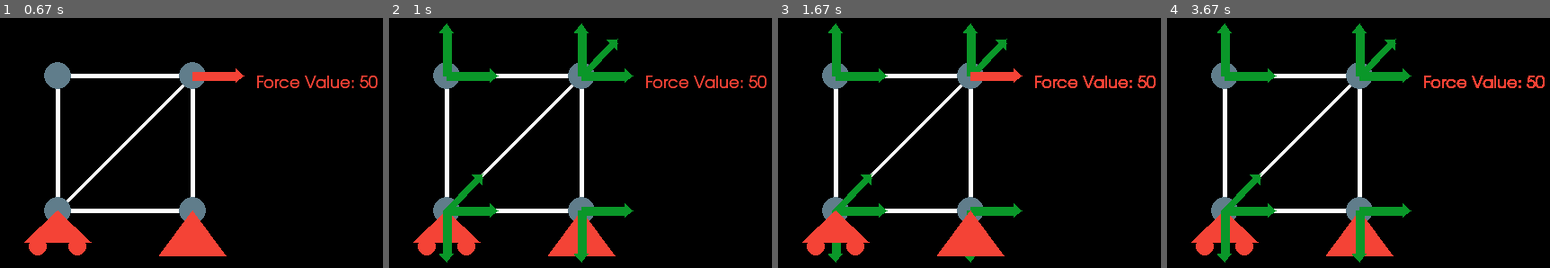
Above: before the commit, frames 1-4 (left to right).
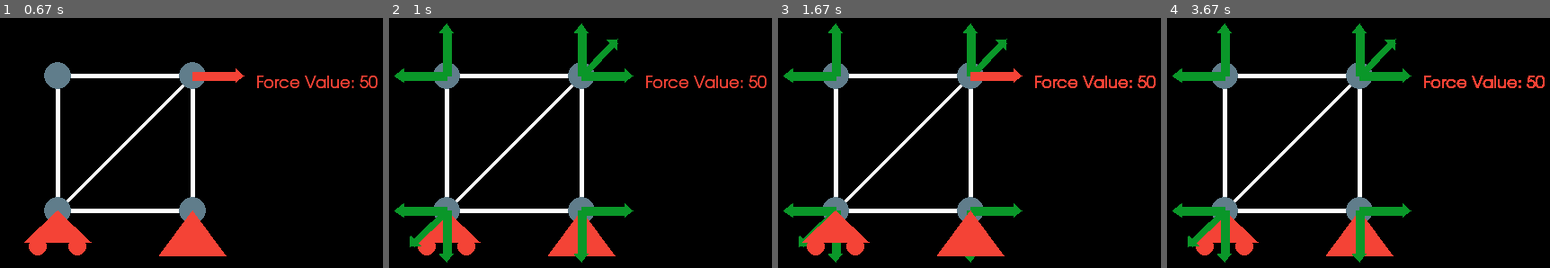
Above: after the commit, the same moments.

Repository: vinnnyr/Vinny-Truss-Solver
Game: pygame game, started from newMain.py
Same seed, same stepped clock (60 frames per second), same inputs: the game is played once before the commit and once after it. The source is Python 2; it was converted automatically to run under Python 3.
Inputs (mouse positions are in pixels of both pictures, inside the frame that each line leads up to):
- Up to frame 1 (0.67 s): hold A from 0.33 s (still down); move the mouse to (122, 198) at 0.37 s
- Up to frame 2 (1 s): release A at 0.87 s; hold S from 0.9 s (still down)
- Up to frame 3 (1.67 s): release S at 1.2 s; hold A 1.23-1.63 s
- Up to frame 4 (3.67 s): hold S 1.67-2.03 s; hold A 2.07-2.53 s; tap 0 at 2.57 s; hold A 2.9-3.43 s; hold S from 3.47 s (still down)

Frame 1 is identical in both runs. In frame 2, 2.4% of the frame differs, in the area x 1-29%, y 20-92%; in frame 3, 2.2%; in frame 4, 2.4%.

Commit message:
added a force ID  attribute. Will ultimately be used in populating the matrix

Diff:
--- a/newMain.py
+++ b/newMain.py
@@ -1,10 +1,11 @@
+import math
+
 import pygame
-import math
 
 white = (255, 255, 255)
 grey = (96, 125, 139)
 red = (244, 67, 54)
-green =  (10,151,41)
+green = (10, 151, 41)
 black = (0, 0, 0)
 
 
@@ -40,12 +41,15 @@
             self.addMemb((mouseX, mouseY))
 
     def createForce(self, pos, type):
+        global forceCount
         var = checkCollide(self.structNodes, pos, 50)
         if var:
             if var.__class__.__name__ == 'list':
                 var = var[0]  # this condition happens when you trace over members
             nodeInInterest = var
-            nodeInInterest.addForce((nodeInInterest.x, nodeInInterest.y), type)
+            forceCount= forceCount+1
+            id=forceCount
+            nodeInInterest.addForce((nodeInInterest.x, nodeInInterest.y), type, id)
         else:
             print('something weird happened')  # This is where a force is not attached to a node
 
@@ -90,12 +94,7 @@
     def printMembInfo(self):
         self.display()
         self.membInInterest = self.membList[len(self.membList) - 1]
-        # print("Member Numb: " + str(len(self.membList)))
-        # print('....')
         self.tempNodeList = self.membInInterest.nodeList
-        # for n in self.tempNodeList:
-        #     print(n)
-        # print('-----------------')
 
     def printInfo(self):
         print("Number of Nodes: " + str(len(self.structNodes)))
@@ -114,16 +113,18 @@
             # self.structNodes = self.structNodes + m.nodeList  # This is inefiicient, creatign a whole new list everytime
 
     def get(self):
+        global forceCount
         for m in self.membList:
             node1 = m.nodeList[0]
             node2 = m.nodeList[1]
             unit1 = getUnit(node1.pos, node2.pos)
-            (self.temp1,self.temp2)=unit1
-            unit2=(-self.temp1,-self.temp2)
-            node1.forceList.append(memberForce(node1.pos,unit1,False))
-            node2.forceList.append(memberForce(node2.pos, unit2, True))
-            print('Unit 1:' + str(unit1))
-            print('Unit 2:' + str(unit2))
+            (self.temp1, self.temp2) = unit1
+            unit2 = (-self.temp1, -self.temp2)
+            node1.forceList.append(memberForce(node1.pos, unit1, True, forceCount))
+            node2.forceList.append(memberForce(node2.pos, unit2, False, forceCount))
+            forceCount+=1
+            # print('Unit 1:' + str(unit1))
+            # print('Unit 2:' + str(unit2))
 
 
 class Member:
@@ -177,20 +178,24 @@
         self.forceList = []
         # self.label=myFont.render(str(self.pos),1, red)
 
-    def addForce(self, pos, type):
+    def addForce(self, pos, type, id):
         # print(type)
         if type == 'pin':
             self.forceList.append(PinSupport(pos))
         elif type == 'roller':
             self.forceList.append(Roller(pos))
         elif type == 'vec':
-            self.forceList.append(VectorForce(pos, 50, 0,True))
+            self.forceList.append(VectorForce(pos, 50, 0, True))
+        obj=self.forceList[(len(self.forceList)-1)]
+        obj.id=id
 
     def display(self):
         pygame.draw.circle(screen, self.color, self.pos, self.r)
         # screen.blit(self.label,self.pos)
         for f in self.forceList:
             f.display()
+            print(f.__class__.__name__)
+            print(f.id)
 
 
 # The following 3 classes are types of Forces
@@ -201,6 +206,7 @@
         self.pos = pos
         (self.x, self.y) = self.pos
         self.color = red
+        self.id=0
 
     def display(self):
         self.p1 = self.pos
@@ -215,6 +221,7 @@
         self.pos = pos
         (self.x, self.y) = self.pos
         self.color = red
+        self.id=0
 
     def display(self):
         self.p1 = self.pos
@@ -229,7 +236,7 @@
 
 # A vector force defined by value and angle from horz X axis
 class VectorForce:
-    def __init__(self, pos, value, angle,label):
+    def __init__(self, pos, value, angle, label):
         self.pos = pos
         self.value = value
         self.theta = -math.radians(angle)
@@ -238,7 +245,8 @@
         self.x2 = self.x + (self.value * math.cos(self.theta))
         self.y2 = self.y + (self.value * math.sin(self.theta))
         self.myArrow = Arrow(self.color, self.value, self.theta, self.pos, (self.x2, self.y2))
-        self.displayLabel=label
+        self.displayLabel = label
+        self.id=0
 
     def display(self):
         self.myArrow.display()
@@ -248,24 +256,22 @@
 
 
 class memberForce:
-    def __init__(self, pos, unit, flip):
-        (self.u1,self.u2)=unit
-        if self.u1==0:
-            if self.u2>0:
-                self.theta=90
+    def __init__(self, pos, unit, flip, id):
+        (self.u1, self.u2) = unit
+        if self.u1 == 0:
+            if self.u2 > 0:
+                self.theta = 90
             else:
-                self.theta=270
+                self.theta = 270
         else:
             self.theta = math.degrees(-math.atan(self.u2 / self.u1))
-        # if self.u1>0:
-        #     if self.u2>0:
-        #         self.theta=self.theta
-        #     else:
-        #         self.theta=self.theta+90
-
-        print(self.theta)
+            if flip:
+                self.theta = self.theta - 180
+            else:
+                self.theta = self.theta
+        self.id=id
         self.myVec = VectorForce(pos, 50, self.theta, False)
-        self.myVec.myArrow.color=green
+        self.myVec.myArrow.color = green
         self.myVec.value = '?'
 
     def display(self):
@@ -339,6 +345,9 @@
 count = 0
 done = False
 mode = 0
+
+forceCount=0
+
 while not done:
     # Main Program:
     (mouseX, mouseY) = pygame.mouse.get_pos()  # Global Variables mouseX and mouseY
